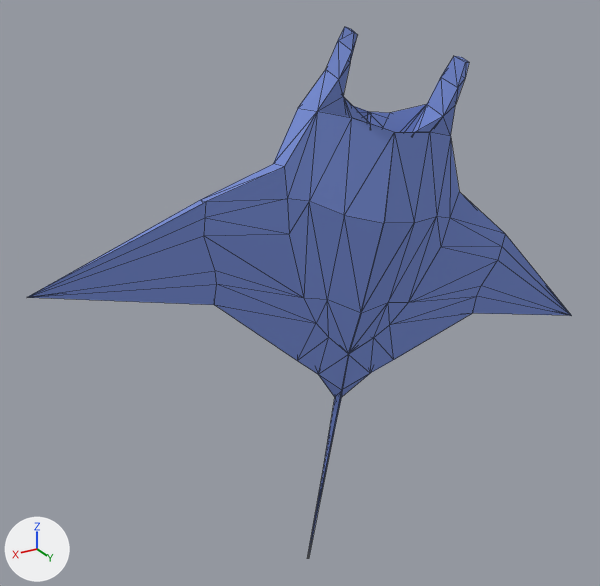
Renders of the glTF model models/mantaraya2.gltf from each side of a commit.
The view is the same before and after, from a camera (50 mm lens) standing at (4.97, 9.72, 4.52) and looking at (0.37, 2.06, 0.68). Lighting does not change. The marker at lower left points along +X, +Y and +Z. Mesh edges are drawn as thin lines. Where no turn or scale is listed for an object, it has been applied to the vertices. Vertices at the same position are counted once.
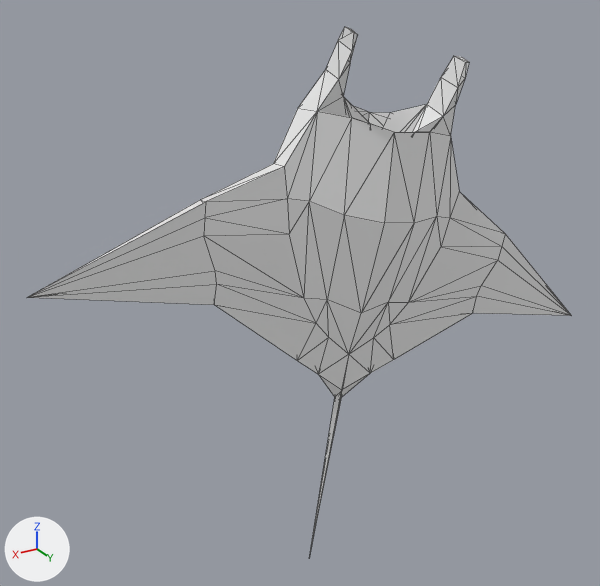
Where the change shows, as pixel boxes [x1, y1, x2, y2] in the pictures (600 x 586 px; the box of a moved part takes in the faces that stretch with it):
'Plane', reshaped
    before: [27, 27, 572, 554]
    after: [27, 27, 572, 551]
part 1 of me_plane, moved or reshaped
    before: [298, 105, 394, 554]
    after: [298, 106, 394, 551]
part 2 of me_plane, recoloured (blue to grey)
    both: [27, 27, 572, 361]

What changed in the scene script:
```text
Change me_plane:
    used by ob_plane; location = (0.0, 1.46, 0.25)
    remove me_plane.from_pydata(...)  # 116 vertices, 204 faces; spans x -3.7..3.54, y 0.48..1.36, z -2.76..3.41
    add me_plane.from_pydata(...)  # 104 vertices, 200 faces; spans x -3.7..3.54, y 0.48..1.36, z -2.77..3.41
    me_plane part 1
    15 vertices are removed from x -0.65..0.72, y 0.48..1.36, z -2.76..2.42
    204 faces are deleted
    3 vertices are added at (-0.62, 0.48, 2.41), (0.7, 1.36, -2.77), (0.21, 1.15, -0.81)
    200 new faces join them
    me_plane part 2: 163 faces spanning x -3.7..3.54, y 0.49..1.22, z -0.6..3.41 switch from mat_material_003 (blue #758bd1) to no material
```
